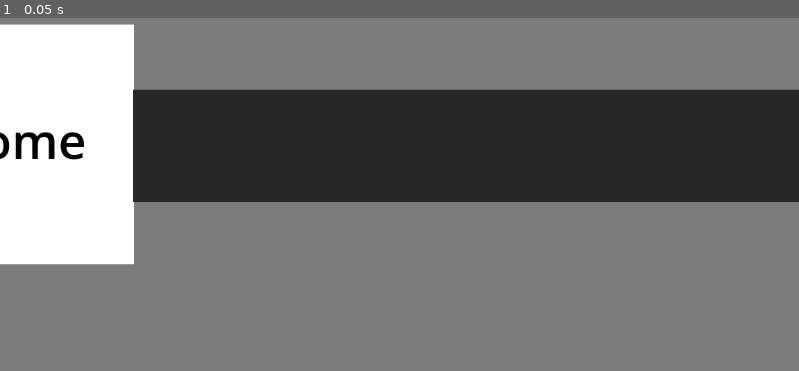
Above: before the commit, frame 1.
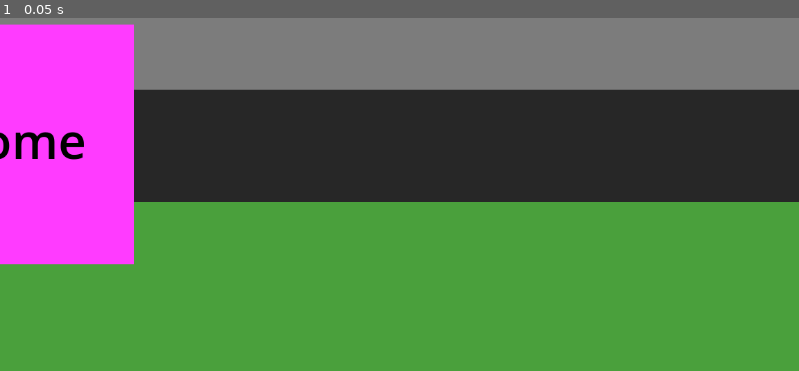
Above: after the commit, the same moment.

Repository: louis-vinchon/GGJ-Montpellier
Game: Godot game, scene res://scenes/ld/City ld.tscn
Two runs of this game, one before a commit and one after it. Both use one fixed random seed, a clock stepped at 60 frames per second and the inputs below. The project has no main scene, so this scene is started directly.
Inputs:
- Up to frame 1 (0.05 s): no input

The runs differ from the first frame. In frame 1, 56% of the frame differs, in the area x 0-100%, y 1-100%.

Commit message:
City LD V2 + salon LD + Bar LD

Diff:
--- /dev/null
+++ b/Bar LD.tscn
@@ -0,0 +1,183 @@
+[gd_scene load_steps=4 format=3 uid="uid://gonr8m2f24n0"]
+
+[sub_resource type="QuadMesh" id="QuadMesh_5jpvv"]
+
+[sub_resource type="BoxMesh" id="BoxMesh_q24u0"]
+
+[sub_resource type="SphereMesh" id="SphereMesh_gd6b3"]
+
+[node name="Node2D" type="Node2D"]
+
+[node name="MeshInstance2D" type="MeshInstance2D" parent="."]
+modulate = Color(0.643137, 0.643137, 0.643137, 1)
+position = Vector2(575.125, 655.063)
+scale = Vector2(1150.25, 1310.13)
+mesh = SubResource("QuadMesh_5jpvv")
+metadata/_edit_lock_ = true
+
+[node name="MeshInstance2D2" type="MeshInstance2D" parent="."]
+position = Vector2(8.3125, 107.219)
+scale = Vector2(16.625, 214.437)
+mesh = SubResource("BoxMesh_q24u0")
+
+[node name="MeshInstance2D14" type="MeshInstance2D" parent="."]
+modulate = Color(0.933333, 0.705882, 0.580392, 1)
+position = Vector2(536, 1012)
+rotation = 1.5708
+scale = Vector2(548.067, 548.067)
+mesh = SubResource("SphereMesh_gd6b3")
+
+[node name="MeshInstance2D3" type="MeshInstance2D" parent="."]
+position = Vector2(384.25, 108.219)
+scale = Vector2(91.5, 214.437)
+mesh = SubResource("BoxMesh_q24u0")
+
+[node name="MeshInstance2D15" type="MeshInstance2D" parent="."]
+modulate = Color(0.933333, 0.705882, 0.580392, 1)
+position = Vector2(74.0001, 108)
+scale = Vector2(91.5, 214.437)
+mesh = SubResource("BoxMesh_q24u0")
+
+[node name="MeshInstance2D16" type="MeshInstance2D" parent="."]
+modulate = Color(0.933333, 0.705882, 0.580392, 1)
+position = Vector2(372, 519)
+scale = Vector2(632.375, 345.055)
+mesh = SubResource("BoxMesh_q24u0")
+
+[node name="MeshInstance2D4" type="MeshInstance2D" parent="."]
+position = Vector2(692, 197)
+rotation = 1.5708
+scale = Vector2(91.5, 707.958)
+mesh = SubResource("BoxMesh_q24u0")
+
+[node name="MeshInstance2D11" type="MeshInstance2D" parent="."]
+position = Vector2(888.666, 877.753)
+rotation = 1.5708
+scale = Vector2(191.506, 333.332)
+mesh = SubResource("BoxMesh_q24u0")
+
+[node name="MeshInstance2D12" type="MeshInstance2D" parent="."]
+position = Vector2(890, 1151)
+rotation = 1.5708
+scale = Vector2(191.506, 333.332)
+mesh = SubResource("BoxMesh_q24u0")
+
+[node name="MeshInstance2D5" type="MeshInstance2D" parent="."]
+position = Vector2(404.219, 274.969)
+rotation = 1.5708
+scale = Vector2(49.5212, 49.5212)
+mesh = SubResource("SphereMesh_gd6b3")
+
+[node name="MeshInstance2D6" type="MeshInstance2D" parent="."]
+position = Vector2(708.219, 277.969)
+rotation = 1.5708
+scale = Vector2(49.5212, 49.5212)
+mesh = SubResource("SphereMesh_gd6b3")
+
+[node name="MeshInstance2D9" type="MeshInstance2D" parent="."]
+position = Vector2(995.219, 275.969)
+rotation = 1.5708
+scale = Vector2(49.5212, 49.5212)
+mesh = SubResource("SphereMesh_gd6b3")
+
+[node name="MeshInstance2D7" type="MeshInstance2D" parent="."]
+position = Vector2(861, 277)
+rotation = 1.5708
+scale = Vector2(49.5212, 49.5212)
+mesh = SubResource("SphereMesh_gd6b3")
+
+[node name="MeshInstance2D10" type="MeshInstance2D" parent="."]
+position = Vector2(995, 513)
+rotation = 1.5708
+scale = Vector2(219.566, 219.566)
+mesh = SubResource("SphereMesh_gd6b3")
+
+[node name="MeshInstance2D13" type="MeshInstance2D" parent="."]
+position = Vector2(236, 1092)
+rotation = 1.5708
+scale = Vector2(219.566, 219.566)
+mesh = SubResource("SphereMesh_gd6b3")
+
+[node name="MeshInstance2D8" type="MeshInstance2D" parent="."]
+position = Vector2(927, 277)
+rotation = 1.5708
+scale = Vector2(49.5212, 49.5212)
+mesh = SubResource("SphereMesh_gd6b3")
+
+[node name="Label6" type="Label" parent="."]
+modulate = Color(0, 0, 0, 1)
+offset_left = 291.0
+offset_top = 475.0
+offset_right = 440.0
+offset_bottom = 544.0
+theme_override_font_sizes/font_size = 50
+text = "Tapis
+"
+
+[node name="Label9" type="Label" parent="."]
+modulate = Color(0, 0, 0, 1)
+offset_left = 438.0
+offset_top = 162.0
+offset_right = 587.0
+offset_bottom = 231.0
+theme_override_font_sizes/font_size = 50
+text = "Bar
+"
+
+[node name="Label10" type="Label" parent="."]
+modulate = Color(0, 0, 0, 1)
+offset_left = 922.0
+offset_top = 478.0
+offset_right = 1071.0
+offset_bottom = 547.0
+theme_override_font_sizes/font_size = 50
+text = "Table
+"
+
+[node name="Label11" type="Label" parent="."]
+modulate = Color(0, 0, 0, 1)
+offset_left = 159.0
+offset_top = 1056.0
+offset_right = 308.0
+offset_bottom = 1125.0
+theme_override_font_sizes/font_size = 50
+text = "Table
+"
+
+[node name="Label12" type="Label" parent="."]
+modulate = Color(0, 0, 0, 1)
+offset_left = 799.0
+offset_top = 839.0
+offset_right = 948.0
+offset_bottom = 908.0
+theme_override_font_sizes/font_size = 50
+text = "Billard"
+
+[node name="Label13" type="Label" parent="."]
+modulate = Color(0, 0, 0, 1)
+offset_left = 809.0
+offset_top = 1121.0
+offset_right = 966.0
+offset_bottom = 1190.0
+theme_override_font_sizes/font_size = 50
+text = "Billard"
+
+[node name="Label7" type="Label" parent="."]
+modulate = Color(0, 0, 0, 1)
+offset_left = 471.0
+offset_top = 941.0
+offset_right = 620.0
+offset_bottom = 1010.0
+theme_override_font_sizes/font_size = 50
+text = "Tapis
+"
+
+[node name="Label8" type="Label" parent="."]
+modulate = Color(0, 0, 0, 1)
+offset_left = 23.0
+offset_top = 72.0
+offset_right = 172.0
+offset_bottom = 141.0
+theme_override_font_sizes/font_size = 50
+text = "Tapis
+"
--- a/scenes/city.tscn
+++ b/scenes/city.tscn
@@ -1,76 +1,19 @@
-[gd_scene load_steps=4 format=3 uid="uid://cfgsbv25thdk7"]
+[gd_scene load_steps=5 format=3 uid="uid://cfgsbv25thdk7"]
 
 [ext_resource type="Texture2D" uid="uid://cnbqqqsk6xhno" path="res://icon.svg" id="1_a38id"]
 
-[sub_resource type="TileSetAtlasSource" id="TileSetAtlasSource_vrlxs"]
+[sub_resource type="TileMapPattern" id="TileMapPattern_4fclt"]
+tile_data = PackedInt32Array(0, 2, 0, 1, 2, 0, 65537, 2, 0, 131073, 2, 0, 131074, 2, 0)
+
+[sub_resource type="TileSetAtlasSource" id="TileSetAtlasSource_vwohi"]
 texture = ExtResource("1_a38id")
+texture_region_size = Vector2i(128, 128)
 0:0/0 = 0
-1:0/0 = 0
-2:0/0 = 0
-3:0/0 = 0
-4:0/0 = 0
-5:0/0 = 0
-6:0/0 = 0
-7:0/0 = 0
-0:1/0 = 0
-1:1/0 = 0
-2:1/0 = 0
-3:1/0 = 0
-4:1/0 = 0
-5:1/0 = 0
-6:1/0 = 0
-7:1/0 = 0
-0:2/0 = 0
-1:2/0 = 0
-2:2/0 = 0
-3:2/0 = 0
-4:2/0 = 0
-5:2/0 = 0
-6:2/0 = 0
-7:2/0 = 0
-0:3/0 = 0
-1:3/0 = 0
-2:3/0 = 0
-3:3/0 = 0
-4:3/0 = 0
-5:3/0 = 0
-6:3/0 = 0
-7:3/0 = 0
-0:4/0 = 0
-1:4/0 = 0
-2:4/0 = 0
-3:4/0 = 0
-4:4/0 = 0
-5:4/0 = 0
-6:4/0 = 0
-7:4/0 = 0
-0:5/0 = 0
-1:5/0 = 0
-2:5/0 = 0
-3:5/0 = 0
-4:5/0 = 0
-5:5/0 = 0
-6:5/0 = 0
-7:5/0 = 0
-0:6/0 = 0
-1:6/0 = 0
-2:6/0 = 0
-3:6/0 = 0
-4:6/0 = 0
-5:6/0 = 0
-6:6/0 = 0
-7:6/0 = 0
-0:7/0 = 0
-1:7/0 = 0
-2:7/0 = 0
-3:7/0 = 0
-4:7/0 = 0
-5:7/0 = 0
-6:7/0 = 0
-7:7/0 = 0
 
 [sub_resource type="TileSet" id="TileSet_dnwjt"]
-sources/0 = SubResource("TileSetAtlasSource_vrlxs")
+tile_size = Vector2i(128, 128)
+sources/2 = SubResource("TileSetAtlasSource_vwohi")
+pattern_0 = SubResource("TileMapPattern_4fclt")
 
 [node name="City" type="Node2D"]
 
--- a/scenes/ld/City ld.tscn
+++ b/scenes/ld/City ld.tscn
@@ -1,6 +1,8 @@
-[gd_scene load_steps=5 format=3 uid="uid://jurm871riq6i"]
+[gd_scene load_steps=6 format=3 uid="uid://jurm871riq6i"]
 
 [sub_resource type="BoxMesh" id="BoxMesh_4gd7b"]
+
+[sub_resource type="CapsuleMesh" id="CapsuleMesh_3ytf3"]
 
 [sub_resource type="BoxMesh" id="BoxMesh_m86x4"]
 
@@ -19,125 +21,236 @@
 mesh = SubResource("BoxMesh_4gd7b")
 metadata/_edit_lock_ = true
 
-[node name="MeshInstance2D" type="MeshInstance2D" parent="map template"]
-position = Vector2(36, 321)
-scale = Vector2(314, 346.25)
-mesh = SubResource("BoxMesh_m86x4")
-
-[node name="MeshInstance2D2" type="MeshInstance2D" parent="map template"]
-position = Vector2(1856, 664.437)
-scale = Vector2(684, 521.125)
-mesh = SubResource("BoxMesh_m86x4")
-
-[node name="MeshInstance2D3" type="MeshInstance2D" parent="map template"]
-position = Vector2(3767, 1633)
-scale = Vector2(684, 521.125)
-mesh = SubResource("BoxMesh_m86x4")
-
-[node name="MeshInstance2D17" type="MeshInstance2D" parent="map template"]
-position = Vector2(6828, 1145.22)
-scale = Vector2(684, 917.562)
-mesh = SubResource("BoxMesh_m86x4")
-
-[node name="MeshInstance2D18" type="MeshInstance2D" parent="map template"]
-position = Vector2(7830, 4072)
-scale = Vector2(684, 917.562)
-mesh = SubResource("BoxMesh_m86x4")
-
-[node name="MeshInstance2D5" type="MeshInstance2D" parent="map template"]
+[node name="Dead end" type="Node2D" parent="map template"]
+
+[node name="dead end 1" type="MeshInstance2D" parent="map template/Dead end"]
+modulate = Color(1, 1, 0.2, 1)
+position = Vector2(1426.18, 4460)
+rotation = -1.5708
+scale = Vector2(1758.91, 1428.17)
+mesh = SubResource("CapsuleMesh_3ytf3")
+
+[node name="Dead end 2" type="MeshInstance2D" parent="map template/Dead end"]
+modulate = Color(1, 1, 0.2, 1)
+position = Vector2(3471, 3265)
+scale = Vector2(1301.29, 719)
+mesh = SubResource("CapsuleMesh_3ytf3")
+
+[node name="Free space" type="Node2D" parent="map template"]
+
+[node name="Free space 1" type="MeshInstance2D" parent="map template/Free space"]
+modulate = Color(0.290196, 0.627451, 0.235294, 1)
+position = Vector2(676, 647.305)
+scale = Vector2(1354, 505.391)
+mesh = SubResource("BoxMesh_m86x4")
+
+[node name="Free space 3" type="MeshInstance2D" parent="map template/Free space"]
+modulate = Color(0.290196, 0.627451, 0.235294, 1)
+position = Vector2(5295, 671.152)
+scale = Vector2(2032, 543.695)
+mesh = SubResource("BoxMesh_m86x4")
+
+[node name="Free space 7" type="MeshInstance2D" parent="map template/Free space"]
+modulate = Color(0.290196, 0.627451, 0.235294, 1)
+position = Vector2(6639.88, 4947.5)
+scale = Vector2(3058.25, 517)
+mesh = SubResource("BoxMesh_m86x4")
+
+[node name="Free space 4" type="MeshInstance2D" parent="map template/Free space"]
+modulate = Color(0.290196, 0.627451, 0.235294, 1)
+position = Vector2(2134.88, 2313)
+scale = Vector2(4254.25, 505.424)
+mesh = SubResource("BoxMesh_m86x4")
+
+[node name="Free space 2" type="MeshInstance2D" parent="map template/Free space"]
+modulate = Color(0.290196, 0.627451, 0.235294, 1)
+position = Vector2(3159, 664.609)
+scale = Vector2(1922, 522.781)
+mesh = SubResource("BoxMesh_m86x4")
+
+[node name="Free space 6" type="MeshInstance2D" parent="map template/Free space"]
+modulate = Color(0.290196, 0.627451, 0.235294, 1)
+position = Vector2(1424, 4948)
+scale = Vector2(2844, 779.424)
+mesh = SubResource("BoxMesh_m86x4")
+
+[node name="Free space 5" type="MeshInstance2D" parent="map template/Free space"]
+modulate = Color(0.290196, 0.627451, 0.235294, 1)
+position = Vector2(4540.5, 3673.82)
+scale = Vector2(3547, 666.356)
+mesh = SubResource("BoxMesh_m86x4")
+
+[node name="Buildings" type="Node2D" parent="map template"]
+
+[node name="building 5" type="MeshInstance2D" parent="map template/Buildings"]
+position = Vector2(2920.5, 1403.72)
+scale = Vector2(1009, 964.562)
+mesh = SubResource("BoxMesh_m86x4")
+
+[node name="building 4" type="MeshInstance2D" parent="map template/Buildings"]
+position = Vector2(5806, 2056.36)
+scale = Vector2(1009, 2227.28)
+mesh = SubResource("BoxMesh_m86x4")
+
+[node name="building 3" type="MeshInstance2D" parent="map template/Buildings"]
+position = Vector2(693.25, 1397)
+scale = Vector2(1386.5, 1010.64)
+mesh = SubResource("BoxMesh_m86x4")
+
+[node name="building 2" type="MeshInstance2D" parent="map template/Buildings"]
+position = Vector2(6977.75, 2616.18)
+scale = Vector2(996.5, 2015.64)
+mesh = SubResource("BoxMesh_m86x4")
+
+[node name="building 1" type="MeshInstance2D" parent="map template/Buildings"]
+position = Vector2(3766.63, 1149.57)
+scale = Vector2(684.75, 459.141)
+mesh = SubResource("BoxMesh_m86x4")
+
+[node name="Mix space" type="Node2D" parent="map template"]
+
+[node name="Mix space 2" type="MeshInstance2D" parent="map template/Mix space"]
+modulate = Color(0.0352941, 0.6, 0.709804, 1)
+position = Vector2(1966.5, 1404.5)
+scale = Vector2(899, 959)
+mesh = SubResource("BoxMesh_m86x4")
+
+[node name="Mix space 1" type="MeshInstance2D" parent="map template/Mix space"]
+modulate = Color(0.0352941, 0.6, 0.709804, 1)
+position = Vector2(6986.25, 4083.25)
+scale = Vector2(1021.5, 933.5)
+mesh = SubResource("BoxMesh_m86x4")
+
+[node name="unnecessary Roads" type="Node2D" parent="map template"]
+
+[node name="UnRoad 7" type="MeshInstance2D" parent="map template/unnecessary Roads"]
 modulate = Color(0.552941, 0.352941, 0.129412, 1)
 position = Vector2(599.094, 1971)
 scale = Vector2(1198.19, 162.396)
 mesh = SubResource("BoxMesh_m86x4")
 
-[node name="MeshInstance2D6" type="MeshInstance2D" parent="map template"]
-modulate = Color(0.152941, 0.152941, 0.152941, 1)
-position = Vector2(1436, 1018)
-rotation = 1.5708
-scale = Vector2(1346.38, 162.396)
-mesh = SubResource("BoxMesh_m86x4")
-
-[node name="MeshInstance2D9" type="MeshInstance2D" parent="map template"]
+[node name="UnRoad 6" type="MeshInstance2D" parent="map template/unnecessary Roads"]
 modulate = Color(0.552941, 0.352941, 0.129412, 1)
 position = Vector2(1416, 3210.81)
 rotation = 1.5708
 scale = Vector2(2046, 162.396)
 mesh = SubResource("BoxMesh_m86x4")
 
-[node name="MeshInstance2D12" type="MeshInstance2D" parent="map template"]
+[node name="UnRoad 5" type="MeshInstance2D" parent="map template/unnecessary Roads"]
 modulate = Color(0.552941, 0.352941, 0.129412, 1)
 position = Vector2(1433, 4530)
 rotation = 1.5708
 scale = Vector2(700.567, 535.754)
 mesh = SubResource("CapsuleMesh_x6euf")
 
-[node name="MeshInstance2D14" type="MeshInstance2D" parent="map template"]
+[node name="UnRoad 4" type="MeshInstance2D" parent="map template/unnecessary Roads"]
 modulate = Color(0.552941, 0.352941, 0.129412, 1)
 position = Vector2(3492, 3299)
-rotation = 3.14159
+rotation = -3.14159
 scale = Vector2(700.567, 535.754)
 mesh = SubResource("CapsuleMesh_x6euf")
 
-[node name="MeshInstance2D10" type="MeshInstance2D" parent="map template"]
+[node name="UnRoad 3" type="MeshInstance2D" parent="map template/unnecessary Roads"]
+modulate = Color(0.552941, 0.352941, 0.129412, 1)
+position = Vector2(5042, 3265)
+scale = Vector2(2638.19, 162.396)
+mesh = SubResource("BoxMesh_m86x4")
+
+[node name="UnRoad 2" type="MeshInstance2D" parent="map template/unnecessary Roads"]
+modulate = Color(0.552941, 0.352941, 0.129412, 1)
+position = Vector2(5184, 3937.38)
+rotation = 1.5708
+scale = Vector2(1508.07, 162.396)
+mesh = SubResource("BoxMesh_m86x4")
+
+[node name="UnRoad 1" type="MeshInstance2D" parent="map template/unnecessary Roads"]
+modulate = Color(0.552941, 0.352941, 0.129412, 1)
+position = Vector2(5710, 4609)
+rotation = -3.14159
+scale = Vector2(1213.48, 162.396)
+mesh = SubResource("BoxMesh_m86x4")
+
+[node name="Roads" type="Node2D" parent="map template"]
+
+[node name="Road 5" type="MeshInstance2D" parent="map template/Roads"]
 modulate = Color(0.152941, 0.152941, 0.152941, 1)
 position = Vector2(2956.91, 1967)
 scale = Vector2(2626.19, 162.396)
 mesh = SubResource("BoxMesh_m86x4")
 
-[node name="MeshInstance2D13" type="MeshInstance2D" parent="map template"]
-modulate = Color(0.552941, 0.352941, 0.129412, 1)
-position = Vector2(5042, 3265)
-scale = Vector2(2638.19, 162.396)
-mesh = SubResource("BoxMesh_m86x4")
-
-[node name="MeshInstance2D15" type="MeshInstance2D" parent="map template"]
+[node name="Road 4" type="MeshInstance2D" parent="map template/Roads"]
 modulate = Color(0.152941, 0.152941, 0.152941, 1)
 position = Vector2(7240.5, 4610)
 scale = Vector2(1849, 162.396)
 mesh = SubResource("BoxMesh_m86x4")
 
-[node name="MeshInstance2D16" type="MeshInstance2D" parent="map template"]
-modulate = Color(0.552941, 0.352941, 0.129412, 1)
-position = Vector2(5184, 3937.38)
-rotation = 1.5708
-scale = Vector2(1508.07, 162.396)
-mesh = SubResource("BoxMesh_m86x4")
-
-[node name="MeshInstance2D19" type="MeshInstance2D" parent="map template"]
-modulate = Color(0.552941, 0.352941, 0.129412, 1)
-position = Vector2(5710, 4609)
-rotation = 3.14159
-scale = Vector2(1213.48, 162.396)
-mesh = SubResource("BoxMesh_m86x4")
-
-[node name="MeshInstance2D11" type="MeshInstance2D" parent="map template"]
+[node name="Road 3" type="MeshInstance2D" parent="map template/Roads"]
 modulate = Color(0.152941, 0.152941, 0.152941, 1)
 position = Vector2(4194, 1146.25)
 rotation = 1.5708
 scale = Vector2(1803.98, 162.396)
 mesh = SubResource("BoxMesh_m86x4")
 
-[node name="MeshInstance2D8" type="MeshInstance2D" parent="map template"]
+[node name="Road 2" type="MeshInstance2D" parent="map template/Roads"]
 modulate = Color(0.152941, 0.152941, 0.152941, 1)
 position = Vector2(6397, 2455.71)
 rotation = 1.5708
 scale = Vector2(4424.06, 162.396)
 mesh = SubResource("BoxMesh_m86x4")
 
-[node name="MeshInstance2D7" type="MeshInstance2D" parent="map template"]
+[node name="Road 1" type="MeshInstance2D" parent="map template/Roads"]
 modulate = Color(0.152941, 0.152941, 0.152941, 1)
 position = Vector2(3333.23, 323)
-rotation = 3.14159
+rotation = -3.14159
 scale = Vector2(6282.83, 162.396)
 mesh = SubResource("BoxMesh_m86x4")
 
-[node name="MeshInstance2D4" type="MeshInstance2D" parent="map template"]
+[node name="traffic roundabout" type="MeshInstance2D" parent="map template/Roads"]
 modulate = Color(0.152941, 0.152941, 0.152941, 1)
 position = Vector2(1428, 1952)
 scale = Vector2(606.23, 606.23)
 mesh = SubResource("SphereMesh_5w6fv")
 
-[node name="Label" type="Label" parent="map template"]
+[node name="Road 6" type="MeshInstance2D" parent="map template/Roads"]
+modulate = Color(0.152941, 0.152941, 0.152941, 1)
+position = Vector2(1436, 1018)
+rotation = 1.5708
+scale = Vector2(1346.38, 162.396)
+mesh = SubResource("BoxMesh_m86x4")
+
+[node name="point d\'intérêt" type="Node2D" parent="map template"]
+
+[node name="home building" type="MeshInstance2D" parent="map template/point d\'intérêt"]
+modulate = Color(1, 0.231373, 1, 1)
+position = Vector2(36, 321)
+scale = Vector2(314, 346.25)
+mesh = SubResource("BoxMesh_m86x4")
+
+[node name="Clothe store building" type="MeshInstance2D" parent="map template/point d\'intérêt"]
+modulate = Color(1, 0.231373, 1, 1)
+position = Vector2(1856, 664.437)
+scale = Vector2(684, 521.125)
+mesh = SubResource("BoxMesh_m86x4")
+
+[node name="hair cut building" type="MeshInstance2D" parent="map template/point d\'intérêt"]
+modulate = Color(1, 0.231373, 1, 1)
+position = Vector2(3767, 1633)
+scale = Vector2(684, 521.125)
+mesh = SubResource("BoxMesh_m86x4")
+
+[node name="Bar building" type="MeshInstance2D" parent="map template/point d\'intérêt"]
+modulate = Color(1, 0.231373, 1, 1)
+position = Vector2(6828, 1145.22)
+scale = Vector2(684, 917.562)
+mesh = SubResource("BoxMesh_m86x4")
+
+[node name="Car wash building" type="MeshInstance2D" parent="map template/point d\'intérêt"]
+modulate = Color(1, 0.231373, 1, 1)
+position = Vector2(7830, 4072)
+scale = Vector2(684, 917.562)
+mesh = SubResource("BoxMesh_m86x4")
+
+[node name="Home" type="Label" parent="map template/point d\'intérêt"]
 offset_left = -70.0
 offset_top = 267.0
 offset_right = 124.0
@@ -146,16 +259,16 @@
 theme_override_font_sizes/font_size = 70
 text = "home"
 
-[node name="Label2" type="Label" parent="map template"]
+[node name="Clothe store" type="Label" parent="map template/point d\'intérêt"]
 offset_left = 1631.0
 offset_top = 597.0
 offset_right = 2077.0
 offset_bottom = 693.0
 theme_override_colors/font_color = Color(0, 0, 0, 1)
 theme_override_font_sizes/font_size = 70
-text = "Clothes store"
-
-[node name="Label3" type="Label" parent="map template"]
+text = "Clothe store"
+
+[node name="Hair cut" type="Label" parent="map template/point d\'intérêt"]
 offset_left = 3572.0
 offset_top = 1577.0
 offset_right = 4018.0
@@ -164,7 +277,7 @@
 theme_override_font_sizes/font_size = 70
 text = "Hair cut"
 
-[node name="Label4" type="Label" parent="map template"]
+[node name="Bar" type="Label" parent="map template/point d\'intérêt"]
 offset_left = 6721.0
 offset_top = 1106.0
 offset_right = 7167.0
@@ -173,7 +286,7 @@
 theme_override_font_sizes/font_size = 70
 text = "Bar"
 
-[node name="Label5" type="Label" parent="map template"]
+[node name="Carwash" type="Label" parent="map template/point d\'intérêt"]
 offset_left = 7630.0
 offset_top = 4003.0
 offset_right = 8076.0
--- a/scenes/ld/chambre ld.tscn
+++ b/scenes/ld/chambre ld.tscn
@@ -101,7 +101,7 @@
 offset_right = 767.0
 offset_bottom = 324.0
 theme_override_font_sizes/font_size = 30
-text = "Tapis pleinde trace de pneu"
+text = "Tapis plein de trace de pneu"
 autowrap_mode = 2
 
 [node name="Label8" type="Label" parent="."]
--- /dev/null
+++ b/scenes/ld/salon LD.tscn
@@ -0,0 +1,152 @@
+[gd_scene load_steps=4 format=3 uid="uid://728ri78n7o0o"]
+
+[sub_resource type="QuadMesh" id="QuadMesh_7c5dp"]
+
+[sub_resource type="QuadMesh" id="QuadMesh_0vu1s"]
+
+[sub_resource type="BoxMesh" id="BoxMesh_osman"]
+
+[node name="Node2D" type="Node2D"]
+
+[node name="MeshInstance2D" type="MeshInstance2D" parent="."]
+modulate = Color(0.643137, 0.643137, 0.643137, 1)
+position = Vector2(575.75, 323.75)
+scale = Vector2(1152.5, 648.5)
+mesh = SubResource("QuadMesh_7c5dp")
+metadata/_edit_lock_ = true
+
+[node name="MeshInstance2D8" type="MeshInstance2D" parent="."]
+modulate = Color(0.913725, 0.643137, 0.937255, 1)
+position = Vector2(385, 283.25)
+scale = Vector2(463.142, 449.5)
+mesh = SubResource("QuadMesh_0vu1s")
+
+[node name="MeshInstance2D9" type="MeshInstance2D" parent="."]
+modulate = Color(0.913725, 0.643137, 0.937255, 1)
+position = Vector2(907, 241)
+scale = Vector2(192.571, 353.75)
+mesh = SubResource("QuadMesh_0vu1s")
+
+[node name="MeshInstance2D6" type="MeshInstance2D" parent="."]
+position = Vector2(1123, 145)
+rotation = -1.5708
+scale = Vector2(295.25, -58.8749)
+mesh = SubResource("BoxMesh_osman")
+
+[node name="MeshInstance2D2" type="MeshInstance2D" parent="."]
+position = Vector2(9, 107)
+scale = Vector2(17.25, 214.875)
+mesh = SubResource("BoxMesh_osman")
+
+[node name="MeshInstance2D3" type="MeshInstance2D" parent="."]
+position = Vector2(533, 639)
+rotation = 1.5708
+scale = Vector2(17.25, 226.875)
+mesh = SubResource("BoxMesh_osman")
+
+[node name="MeshInstance2D4" type="MeshInstance2D" parent="."]
+position = Vector2(719, 197)
+scale = Vector2(-133.25, 396.875)
+mesh = SubResource("BoxMesh_osman")
+
+[node name="MeshInstance2D5" type="MeshInstance2D" parent="."]
+position = Vector2(785, 57)
+rotation = 1.5708
+scale = Vector2(-113.25, 264.875)
+mesh = SubResource("BoxMesh_osman")
+
+[node name="MeshInstance2D7" type="MeshInstance2D" parent="."]
+position = Vector2(175, 450)
+rotation = 3.14159
+scale = Vector2(-254.25, 323.875)
+mesh = SubResource("BoxMesh_osman")
+
+[node name="Label6" type="Label" parent="."]
+modulate = Color(0, 0, 0, 1)
+offset_left = 291.0
+offset_top = 120.0
+offset_right = 440.0
+offset_bottom = 189.0
+theme_override_font_sizes/font_size = 50
+text = "Tapis
+"
+
+[node name="Label7" type="Label" parent="."]
+modulate = Color(0, 0, 0, 1)
+offset_left = 170.0
+offset_top = 195.0
+offset_right = 605.0
+offset_bottom = 282.0
+theme_override_font_sizes/font_size = 30
+text = "Tapis plein de trace de pneu"
+autowrap_mode = 2
+
+[node name="Label8" type="Label" parent="."]
+modulate = Color(0, 0, 0, 1)
+offset_left = 852.0
+offset_top = 173.0
+offset_right = 1001.0
+offset_bottom = 242.0
+theme_override_font_sizes/font_size = 50
+text = "Tapis
+"
+
+[node name="Label10" type="Label" parent="."]
+modulate = Color(0, 0, 0, 1)
+offset_left = 655.0
+offset_top = 96.0
+offset_right = 837.0
+offset_bottom = 165.0
+rotation = -0.523599
+theme_override_font_sizes/font_size = 50
+text = "Canapé
+"
+
+[node name="Label11" type="Label" parent="."]
+modulate = Color(0, 0, 0, 1)
+offset_left = 1037.0
+offset_top = 29.0
+offset_right = 1152.0
+offset_bottom = 98.0
+theme_override_font_sizes/font_size = 50
+text = "Télé
+"
+
+[node name="Label12" type="Label" parent="."]
+modulate = Color(0, 0, 0, 1)
+offset_left = 415.0
+offset_top = 572.0
+offset_right = 701.0
+offset_bottom = 641.0
+theme_override_font_sizes/font_size = 50
+text = "porte sortie
+"
+
+[node name="Label13" type="Label" parent="."]
+modulate = Color(0, 0, 0, 1)
+offset_left = 18.0
+offset_top = -4.0
+offset_right = 304.0
+offset_bottom = 65.0
+theme_override_font_sizes/font_size = 50
+text = "porte chambre"
+
+[node name="Label14" type="Label" parent="."]
+modulate = Color(0, 0, 0, 1)
+offset_left = 91.0
+offset_top = 418.0
+offset_right = 249.0
+offset_bottom = 487.0
+theme_override_font_sizes/font_size = 50
+text = "Table
+"
+
+[node name="Label9" type="Label" parent="."]
+modulate = Color(0, 0, 0, 1)
+offset_left = 811.0
+offset_top = 251.0
+offset_right = 1016.0
+offset_bottom = 338.0
+theme_override_font_sizes/font_size = 30
+text = "Tapis plein de trace de pneu"
+autowrap_mode = 2
